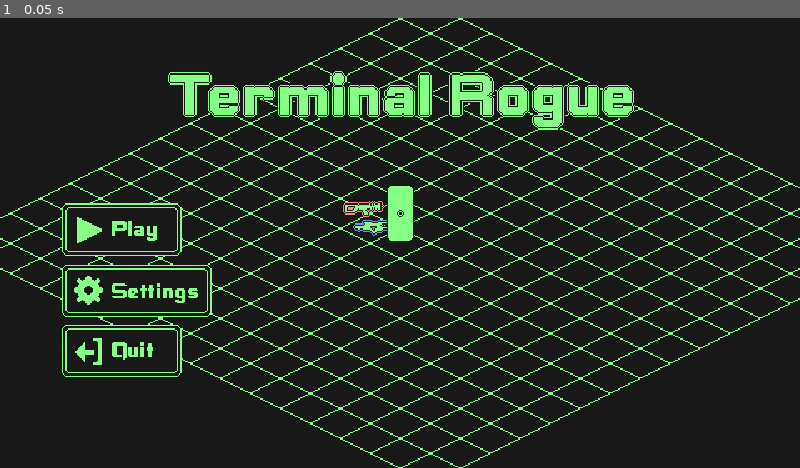
Above: before the commit, frame 1.
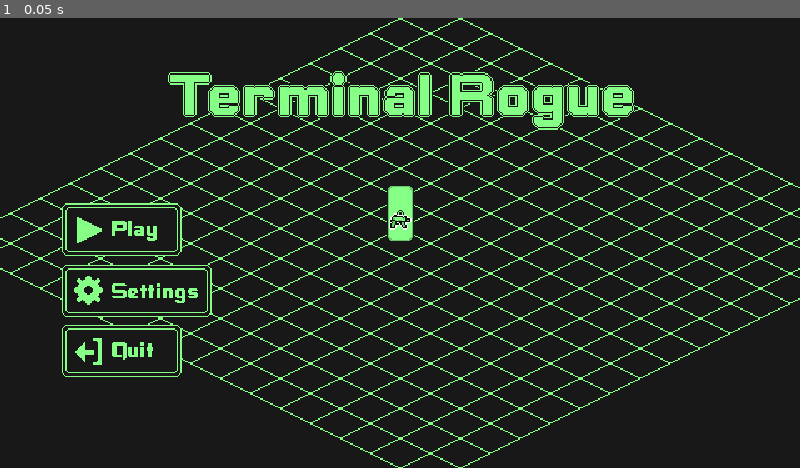
Above: after the commit, the same moment.

Repository: YugamiShinku/space_defender
Game: Godot game, scene res://scenes/level/matrix.tscn
The game is run twice, just before and just after one commit, with the same random seed, the same clock (stepped at 60 frames per second) and the same inputs.
Inputs:
- Up to frame 1 (0.05 s): no input

The runs differ from the first frame. In frame 1, 0.3% of the frame differs, in the area x 42-52%, y 37-50%.

Commit message:
save/load system

Diff:
--- a/project.godot
+++ b/project.godot
@@ -23,6 +23,7 @@
 
 Vibration="*res://scripts/utils/vibration.gd"
 AudioSources="*res://scripts/utils/audio_sources.gd"
+SaveLoad="*res://scripts/save/save_load.gd"
 
 [display]
 
--- a/scenes/actor/player/player.tscn
+++ b/scenes/actor/player/player.tscn
@@ -504,9 +504,8 @@
 collision_layer = 4
 collision_mask = 16
 script = ExtResource("6_egpl5")
-_health_max = 1000.0
-protection_restoring_rate = 0.01
-_protection_max = 1000.0
+_health_max = 250.0
+_protection_max = 200.0
 metadata/_custom_type_script = "uid://ltvf8d8y81xv"
 
 [node name="CollisionShape2D (Hit Box)" type="CollisionShape2D" parent="ActorHealth"]
--- a/scenes/level/matrix.tscn
+++ b/scenes/level/matrix.tscn
@@ -8,13 +8,13 @@
 [ext_resource type="Script" uid="uid://dyogwbtibuiac" path="res://scripts/utils/tilemap_generator.gd" id="5_6jjd3"]
 [ext_resource type="TileSet" uid="uid://cmaa4g43cbrhn" path="res://tilesets/floor_tileset.tres" id="6_3a53q"]
 [ext_resource type="PackedScene" uid="uid://cerlyt0oaaxfa" path="res://scenes/ui/quit_menu.tscn" id="6_pcbbl"]
-[ext_resource type="PackedScene" uid="uid://cwag33x4rk4mh" path="res://scenes/actor/player/player.tscn" id="7_4kamm"]
 [ext_resource type="Script" uid="uid://u35cx46ff4i2" path="res://scripts/utils/tilemap_spawner.gd" id="8_1a5x7"]
 [ext_resource type="PackedScene" uid="uid://bp0ocsulst6fr" path="res://scenes/actor/enemy/enemy.tscn" id="9_o34t1"]
 [ext_resource type="PackedScene" uid="uid://csk54rbc5onda" path="res://scenes/weapon/autogun.tscn" id="10_2w7b4"]
 [ext_resource type="PackedScene" uid="uid://crq8j7te7os34" path="res://scenes/weapon/rifle.tscn" id="11_vdnif"]
 [ext_resource type="PackedScene" uid="uid://b33drci8du64q" path="res://scenes/weapon/shotgun.tscn" id="12_6sbh7"]
-[ext_resource type="AudioStream" uid="uid://yn56ns5mwcy1" path="res://audio/main_menu.mp3" id="16_uonyc"]
+[ext_resource type="Script" uid="uid://xxobklnlc7ey" path="res://scripts/environment_audio.gd" id="16_6jjd3"]
+[ext_resource type="AudioStream" uid="uid://yn56ns5mwcy1" path="res://audio/environment.mp3" id="16_uonyc"]
 
 [node name="Matrix" type="Node2D"]
 y_sort_enabled = true
@@ -25,9 +25,8 @@
 settings_menu = NodePath("../SettingsMenu")
 quit_menu = NodePath("../QuitMenu")
 
-[node name="GameMenu" parent="." node_paths=PackedStringArray("pause_menu", "player_controller") instance=ExtResource("2_pcbbl")]
+[node name="GameMenu" parent="." node_paths=PackedStringArray("pause_menu") instance=ExtResource("2_pcbbl")]
 pause_menu = NodePath("../PauseMenu")
-player_controller = NodePath("../Player Controller")
 
 [node name="PauseMenu" parent="." node_paths=PackedStringArray("game_menu", "settings_menu", "quit_menu") instance=ExtResource("3_0mfbu")]
 game_menu = NodePath("../GameMenu")
@@ -58,8 +57,6 @@
 y_sort_enabled = true
 tile_set = ExtResource("6_3a53q")
 
-[node name="Player Controller" parent="." instance=ExtResource("7_4kamm")]
-
 [node name="Tilemap Spawner" type="Node2D" parent="."]
 script = ExtResource("8_1a5x7")
 spawn_scenes = Dictionary[String, PackedScene]({
@@ -77,10 +74,5 @@
 process_mode = 3
 stream = ExtResource("16_uonyc")
 pitch_scale = 1.25
-parameters/looping = true
-
-[node name="Weapon (Shotgun)" parent="." instance=ExtResource("12_6sbh7")]
-position = Vector2(-21, -13)
-
-[node name="Weapon (Autogun)" parent="." instance=ExtResource("10_2w7b4")]
-position = Vector2(-29, -28)
+max_distance = 4096.0
+script = ExtResource("16_6jjd3")
--- a/scenes/ui/settings_menu.tscn
+++ b/scenes/ui/settings_menu.tscn
@@ -8,7 +8,6 @@
 [ext_resource type="Texture2D" uid="uid://c0d851ggkrxu6" path="res://assets/ui/vfx.png" id="5_ywggk"]
 [ext_resource type="Texture2D" uid="uid://h5g7muluabpr" path="res://assets/ui/music.png" id="6_ngbvi"]
 [ext_resource type="Texture2D" uid="uid://ds3k51m8j3iys" path="res://assets/ui/vibration.png" id="8_mishw"]
-[ext_resource type="AudioStream" uid="uid://bwlt2rbdxt1gh" path="res://audio/button_pressed.mp3" id="9_h271e"]
 
 [sub_resource type="StyleBoxTexture" id="StyleBoxTexture_0b1cv"]
 texture = ExtResource("3_x3vyp")
@@ -107,7 +106,6 @@
 
 [node name="AudioStreamPlayer2D" type="AudioStreamPlayer2D" parent="."]
 process_mode = 3
-stream = ExtResource("9_h271e")
 
 [connection signal="drag_ended" from="CanvasLayer/MasterVolume" to="." method="_on_master_volume_drag_ended"]
 [connection signal="value_changed" from="CanvasLayer/MasterVolume" to="." method="_on_volume_value_changed"]
--- a/scenes/weapon/autogun.tscn
+++ b/scenes/weapon/autogun.tscn
@@ -1,6 +1,6 @@
 [gd_scene load_steps=7 format=3 uid="uid://csk54rbc5onda"]
 
-[ext_resource type="Script" uid="uid://ly8s527sn5q6" path="res://scripts/weapon/gun.gd" id="1_ersj5"]
+[ext_resource type="Script" uid="uid://ly8s527sn5q6" path="res://scripts/weapon/weapon.gd" id="1_ersj5"]
 [ext_resource type="PackedScene" uid="uid://86gukhbcc4xq" path="res://scenes/weapon/bullet/bullet2.tscn" id="2_wmbu3"]
 [ext_resource type="Texture2D" uid="uid://ducolv6rwbs4w" path="res://assets/weapon/autogun.png" id="3_ly1a2"]
 [ext_resource type="Shader" uid="uid://s57jlne0bimo" path="res://shaders/outline_blink.tres" id="3_wmbu3"]
@@ -20,6 +20,7 @@
 script = ExtResource("1_ersj5")
 reload_time = 1.25
 bullet_scene = ExtResource("2_wmbu3")
+scene_path = "res://scenes/weapon/autogun.tscn"
 
 [node name="Sprite2D" type="Sprite2D" parent="."]
 material = SubResource("ShaderMaterial_ly1a2")
--- /dev/null
+++ b/scenes/weapon/pioner.tscn
@@ -0,0 +1,42 @@
+[gd_scene load_steps=7 format=3 uid="uid://d1w57o3f5434k"]
+
+[ext_resource type="Script" uid="uid://ly8s527sn5q6" path="res://scripts/weapon/weapon.gd" id="1_qdf1t"]
+[ext_resource type="PackedScene" uid="uid://dljpl56tgwq5y" path="res://scenes/weapon/bullet/bullet1.tscn" id="2_0pnvv"]
+[ext_resource type="Shader" uid="uid://s57jlne0bimo" path="res://shaders/outline_blink.tres" id="3_a06un"]
+[ext_resource type="Texture2D" uid="uid://woqiyd5wojda" path="res://assets/weapon/pioner.png" id="4_qdf1t"]
+
+[sub_resource type="ShaderMaterial" id="ShaderMaterial_a708l"]
+resource_local_to_scene = true
+shader = ExtResource("3_a06un")
+shader_parameter/outline_color = Color(1, 1, 1, 1)
+shader_parameter/blink_color = Color(0, 0, 0, 1)
+shader_parameter/blink_intensity = 0.0
+shader_parameter/outline_thickness = 1.0
+
+[sub_resource type="RectangleShape2D" id="RectangleShape2D_lanok"]
+size = Vector2(32, 11.5)
+
+[node name="Weapon (Rifle)" type="Node2D"]
+script = ExtResource("1_qdf1t")
+fire_rate = 0.1
+reload_time = 1.0
+bullet_scene = ExtResource("2_0pnvv")
+scene_path = "res://scenes/weapon/pioner.tscn"
+
+[node name="Sprite2D" type="Sprite2D" parent="."]
+material = SubResource("ShaderMaterial_a708l")
+texture = ExtResource("4_qdf1t")
+
+[node name="Area2D (Pickup)" type="Area2D" parent="."]
+visible = false
+collision_layer = 8
+collision_mask = 0
+monitoring = false
+
+[node name="CollisionShape2D (Pickup)" type="CollisionShape2D" parent="Area2D (Pickup)"]
+shape = SubResource("RectangleShape2D_lanok")
+
+[node name="Marker2D (Muzzle)" type="Marker2D" parent="."]
+position = Vector2(28, -1)
+
+[node name="AudioStreamPlayer2D" type="AudioStreamPlayer2D" parent="."]
--- a/scenes/weapon/rifle.tscn
+++ b/scenes/weapon/rifle.tscn
@@ -1,7 +1,7 @@
 [gd_scene load_steps=7 format=3 uid="uid://crq8j7te7os34"]
 
 [ext_resource type="Texture2D" uid="uid://hfp8txl4ij6x" path="res://assets/weapon/rifle.png" id="1_r7d84"]
-[ext_resource type="Script" uid="uid://ly8s527sn5q6" path="res://scripts/weapon/gun.gd" id="2_a708l"]
+[ext_resource type="Script" uid="uid://ly8s527sn5q6" path="res://scripts/weapon/weapon.gd" id="2_a708l"]
 [ext_resource type="PackedScene" uid="uid://dljpl56tgwq5y" path="res://scenes/weapon/bullet/bullet1.tscn" id="3_fmnq0"]
 [ext_resource type="Shader" uid="uid://s57jlne0bimo" path="res://shaders/outline_blink.tres" id="3_r7d84"]
 
@@ -21,6 +21,7 @@
 fire_rate = 0.1
 reload_time = 1.0
 bullet_scene = ExtResource("3_fmnq0")
+scene_path = "res://scenes/weapon/rifle.tscn"
 
 [node name="Sprite2D" type="Sprite2D" parent="."]
 material = SubResource("ShaderMaterial_a708l")
--- a/scenes/weapon/shotgun.tscn
+++ b/scenes/weapon/shotgun.tscn
@@ -1,7 +1,7 @@
 [gd_scene load_steps=7 format=3 uid="uid://b33drci8du64q"]
 
 [ext_resource type="Texture2D" uid="uid://bbhto01k2173p" path="res://assets/weapon/shotgun.png" id="1_m25pm"]
-[ext_resource type="Script" uid="uid://ly8s527sn5q6" path="res://scripts/weapon/gun.gd" id="2_yy7hw"]
+[ext_resource type="Script" uid="uid://ly8s527sn5q6" path="res://scripts/weapon/weapon.gd" id="2_yy7hw"]
 [ext_resource type="Shader" uid="uid://s57jlne0bimo" path="res://shaders/outline_blink.tres" id="3_7245q"]
 [ext_resource type="PackedScene" uid="uid://dftkr7xbimjpf" path="res://scenes/weapon/bullet/bullet3.tscn" id="3_m25pm"]
 
@@ -22,6 +22,7 @@
 spread = 30.0
 bullets_per_shot_range = Vector2i(5, 7)
 bullet_scene = ExtResource("3_m25pm")
+scene_path = "res://scenes/weapon/shotgun.tscn"
 
 [node name="Sprite2D" type="Sprite2D" parent="."]
 material = SubResource("ShaderMaterial_x47sy")
--- a/scripts/actor/ability_makedonian.gd
+++ b/scripts/actor/ability_makedonian.gd
@@ -22,19 +22,21 @@
 	add_child(cooldown_timer)
 
 func activate() -> void:
-	if is_active or !can_use: return
+	if is_active or !can_use or equipment._weapons.size() < 2: return
 
 	is_active = true
 	can_use = false
 
-	equipment.toggle_macedonian_shooting()
+	equipment._current_weapons = [equipment._weapons.size() - 2, equipment._weapons.size() - 1]
+	equipment._update_weapon_visibility()
 
 	duration_timer.start()
 
 func _on_ability() -> void:
 	if _current <= 0.0:
 		if is_active:
-			equipment.toggle_macedonian_shooting()
+			equipment._current_weapons = [equipment._weapons.size() - 1]
+			equipment._update_weapon_visibility()
 			cooldown_timer.start()
 		is_active = false
 		duration_timer.stop()
--- a/scripts/actor/actor_equipment.gd
+++ b/scripts/actor/actor_equipment.gd
@@ -7,19 +7,6 @@
 
 var _weapons: Array[Weapon] = []
 var _current_weapons: Array[int] = []
-
-func toggle_macedonian_shooting() -> void:
-	if _weapons.size() < 2:
-		return
-
-	# Если уже активны два оружия - переключаемся на одно
-	if _current_weapons.size() >= 2:
-		_current_weapons = [_weapons.size() - 1]  # Только последнее оружие
-	else:
-		# Активируем два последних оружия
-		_current_weapons = [_weapons.size() - 2, _weapons.size() - 1]
-
-	_update_weapon_visibility()
 
 func get_current_weapons() -> Array[Weapon]:
 	var result: Array[Weapon] = []
--- a/scripts/actor/player_controller.gd
+++ b/scripts/actor/player_controller.gd
@@ -67,4 +67,5 @@
 	camera_shake.shake(damage / 2)
 
 	if health.is_dead():
+		SaveLoad.delete()
 		get_tree().reload_current_scene()
--- a/scripts/director.gd
+++ b/scripts/director.gd
@@ -1,7 +1,6 @@
 class_name Director extends Node2D
 
 @onready var _tilemap_generator: TileMapGenerator = $"Tilemap Generator"
-@onready var _player_controller: PlayerController = $"Player Controller"
 @onready var _tilemap_spawner: TilemapSpawner = $"Tilemap Spawner"
 @onready var _main_menu: MainMenu = $"MainMenu"
 @onready var _game_menu: GameMenu = $"GameMenu"
@@ -9,6 +8,10 @@
 @onready var _settings_menu: SettingsMenu = $"SettingsMenu"
 @onready var _quit_menu: QuitMenu = $"QuitMenu"
 @onready var _environment_audio: AudioStreamPlayer2D = $"AudioStreamPlayer2D"
+
+@onready var _player_scene: PackedScene = preload("res://scenes/actor/player/player.tscn")
+
+var _player_controller: PlayerController
 
 var _after_next_room_timer := Timer.new()
 var _wave_delay_timer := Timer.new()
@@ -28,9 +31,29 @@
 var _enemies_to_spawn_in_current_wave := 0
 
 func _ready() -> void:
+	var load_data := SaveLoad.load_data()
+
+	_player_controller = _player_scene.instantiate()
+	get_tree().current_scene.add_child(_player_controller)
+
+	if load_data:
+		_player_controller.health._health_current = load_data._player_health
+		for weapon_scene_path in load_data._weapons_scene_paths:
+			print("loaded: ", weapon_scene_path)
+			var weapon_scene: Weapon = load(weapon_scene_path).instantiate()
+			get_tree().current_scene.add_child(weapon_scene)
+			_player_controller.equipment.pickup_weapon(weapon_scene)
+
+	if !load_data or load_data._weapons_scene_paths.is_empty():
+		var weapon_scene: Weapon = preload("res://scenes/weapon/pioner.tscn").instantiate()
+		get_tree().current_scene.add_child(weapon_scene)
+		_player_controller.equipment.pickup_weapon(weapon_scene)
+
+	_game_menu.player_controller = _player_controller
+
 	get_tree().paused = true
 	_environment_audio.play()
-	_game_menu.set_visibility(true)
+	_main_menu.set_visibility(true)
 	_game_menu.set_visibility(false)
 	_pause_menu.set_visibility(false)
 	_settings_menu.set_visibility(false)
@@ -138,6 +161,13 @@
 func _after_next_room() -> void:
 	_tilemap_generator.destroy_previous_room()
 	destroy_previous_trigger()
+
+	var save_data := SaveData.new()
+	save_data._player_health = _player_controller.health._health_current
+	for weapon in _player_controller.equipment._weapons:
+		save_data._weapons_scene_paths.append(weapon.scene_path)
+	SaveLoad.save(save_data)
+
 	_start_wave_spawning()
 
 func _on_area_2d_area_entered(area: Area2D) -> void:
--- /dev/null
+++ b/scripts/environment_audio.gd
@@ -0,0 +1,7 @@
+class_name EnvironmentAudio extends AudioStreamPlayer2D
+
+var interpolation_speed: float = 0.01
+
+func _process(delta: float) -> void:
+	var target_pitch = lerp(1.25, 1.75, get_tree().get_nodes_in_group("Enemy").size() / 4)
+	pitch_scale = lerp(pitch_scale, target_pitch, interpolation_speed * delta)
--- /dev/null
+++ b/scripts/save/save_data.gd
@@ -0,0 +1,4 @@
+class_name SaveData extends Resource
+
+@export var _player_health: float
+@export var _weapons_scene_paths: Array[String]
--- /dev/null
+++ b/scripts/save/save_load.gd
@@ -0,0 +1,15 @@
+extends Node2D
+
+const SAVE_GAME_PATH := "user://save_load.tres"
+
+func save(save_data: SaveData) -> void:
+	ResourceSaver.save(save_data, SAVE_GAME_PATH)
+
+func load_data() -> SaveData:
+	if ResourceLoader.exists(SAVE_GAME_PATH):
+		return ResourceLoader.load(SAVE_GAME_PATH).duplicate(true)
+	return null
+
+func delete() -> void:
+	var dir = DirAccess.open("user://")
+	dir.remove(SAVE_GAME_PATH)
--- a/scripts/ui/game_menu.gd
+++ b/scripts/ui/game_menu.gd
@@ -28,8 +28,6 @@
 		_skill_bar.visible = false
 		_skill_button.visible = true
 
-	print(player_controller.ability._current)
-
 func _on_touch_screen_button_pause_released() -> void:
 	get_tree().paused = true
 	pause_menu.set_visibility(true)
--- a/scripts/utils/audio_sources.gd
+++ b/scripts/utils/audio_sources.gd
@@ -1,6 +1,6 @@
 extends Node
 
-var BUTTON_PRESSED := preload("res://audio/button_pressed.mp3")
+var BUTTON_PRESSED := preload("res://audio/button.mp3")
 var ERROR := preload("res://audio/error.mp3")
 
-var MAIN_MENU_THEME := preload("res://audio/main_menu.mp3")
+var MAIN_MENU_THEME := preload("res://audio/environment.mp3")
--- a/scripts/weapon/gun.gd
+++ b/scripts/weapon/weapon.gd
@@ -6,9 +6,12 @@
 @export_range(0, 180, 1) var spread := -2.5
 @export var bullets_per_shot_range := Vector2i(1, 1)
 @export var bullet_scene: PackedScene
-@onready var sprite: Sprite2D = $"Sprite2D"
 
-@onready var muzzle: Marker2D = $"Marker2D (Muzzle)"
+@export var scene_path: String
+
+@onready var muzzle := $"Marker2D (Muzzle)"
+@onready var pickup_area := $"Area2D (Pickup)"
+
 @onready var _shoot_timer := Timer.new()
 
 var _current_ammo := ammo
@@ -18,8 +21,6 @@
 	_shoot_timer.wait_time = fire_rate
 	_shoot_timer.timeout.connect(_on_reload)
 	add_child(_shoot_timer)
-
-@onready var pickup_area: Area2D = $"Area2D (Pickup)"
 
 func set_pickable(enabled: bool):
 	pickup_area.monitorable = enabled
Binary file removed: assets/abelisk.aseprite
Not shown, removed: assets/abelisk.aseprite.import
Binary file changed: assets/actor/player/aseprite/player.aseprite
Binary file changed: assets/actor/player/player.png
Binary file added: assets/weapon/launcher.png
Not shown, added: assets/weapon/launcher.png.import
Binary file added: assets/weapon/mp5.png
Not shown, added: assets/weapon/mp5.png.import
Binary file added: assets/weapon/p90.png
Not shown, added: assets/weapon/p90.png.import
Binary file added: assets/weapon/pioner.png
Not shown, added: assets/weapon/pioner.png.import
(and 22 more such lines)
